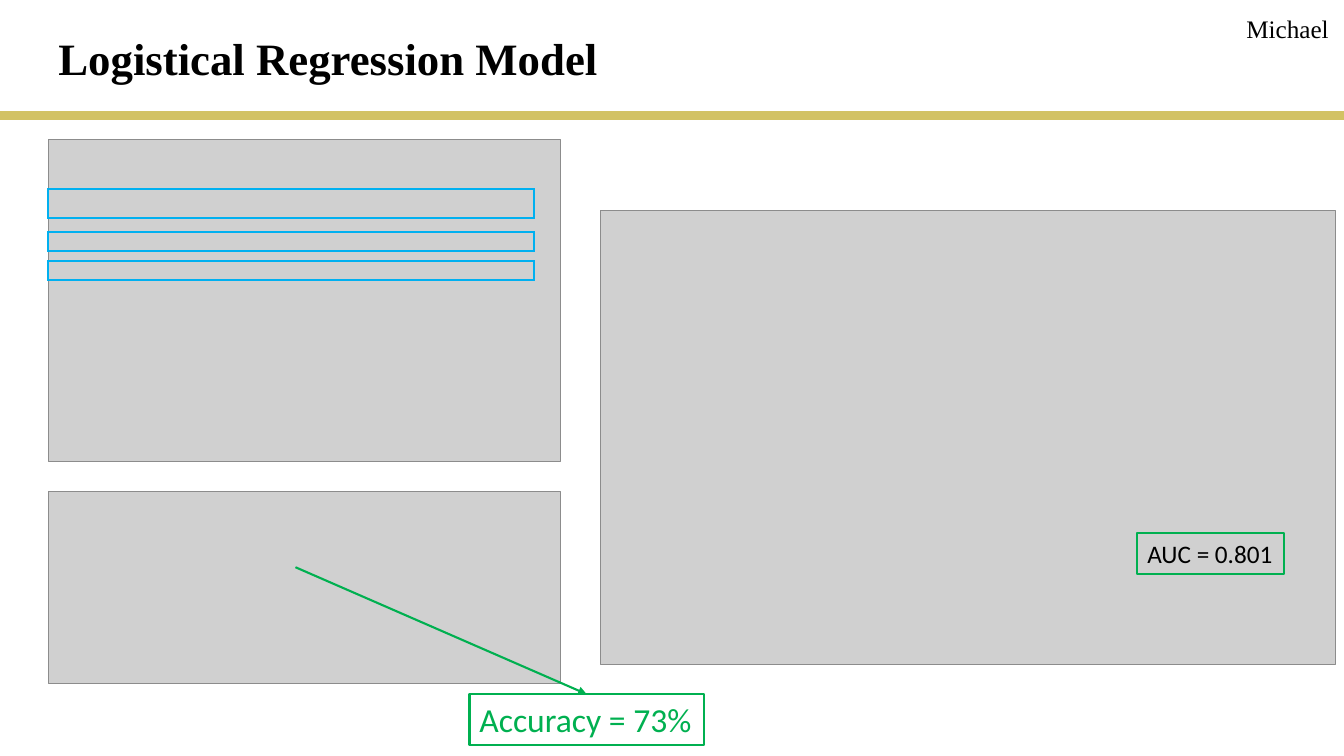
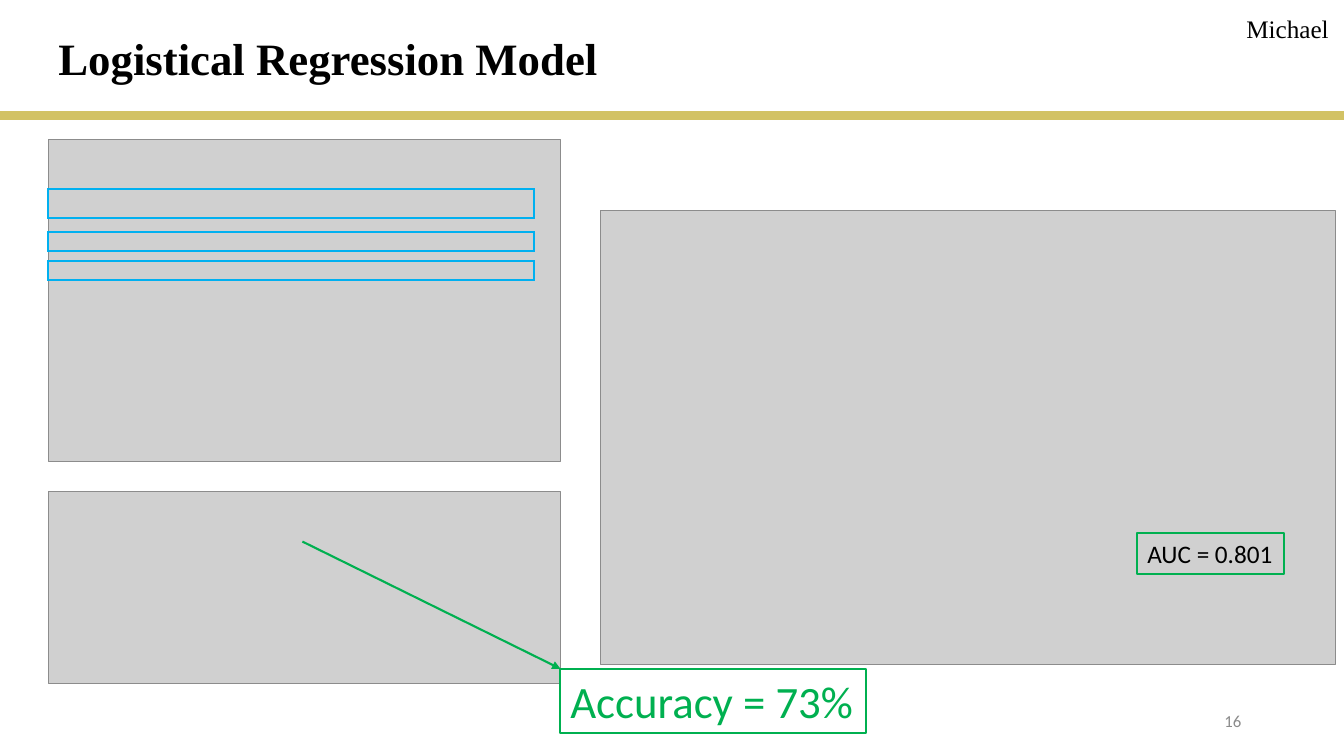
Before and after one commit to rmesina/T2_Codes-R-Us, a slide deck: slide 16 of final_project/T2_final_project.pptx (slide 15 before the commit). Drawn at 1344x756 pixels with LibreOffice and Linux fonts; fonts in the diff are those of the drawing; grey boxes stand for pictures. Boxes give left, top, right and bottom in pixels: in the first picture for what was removed or moved away, otherwise in the second. Text is boxed around its words. In the diff, an @@ line names an element or a change of style, - is before the commit and + after.

```diff
--- a/final_project/T2_final_project.pptx
+++ b/final_project/T2_final_project.pptx
@@ arrow moved from (295, 568) - (587, 695) to (302, 541) - (561, 668) @@
@@ rectangle "Accuracy = 73%" resized from (x1=470, y1=695, x2=704, y2=745) to (x1=561, y1=668, x2=867, y2=733) @@
@@ rectangle "Accuracy = 73%" at (x1=561, y1=668, x2=867, y2=733): size 24 to 32 pt @@
@@ page number added at (x1=1224, y1=716, x2=1241, y2=727), 12 pt, text #8C8C8C @@
+16
```
Also in this commit, not shown: 22 other slides changed, 1 slide added, 2 other files.
